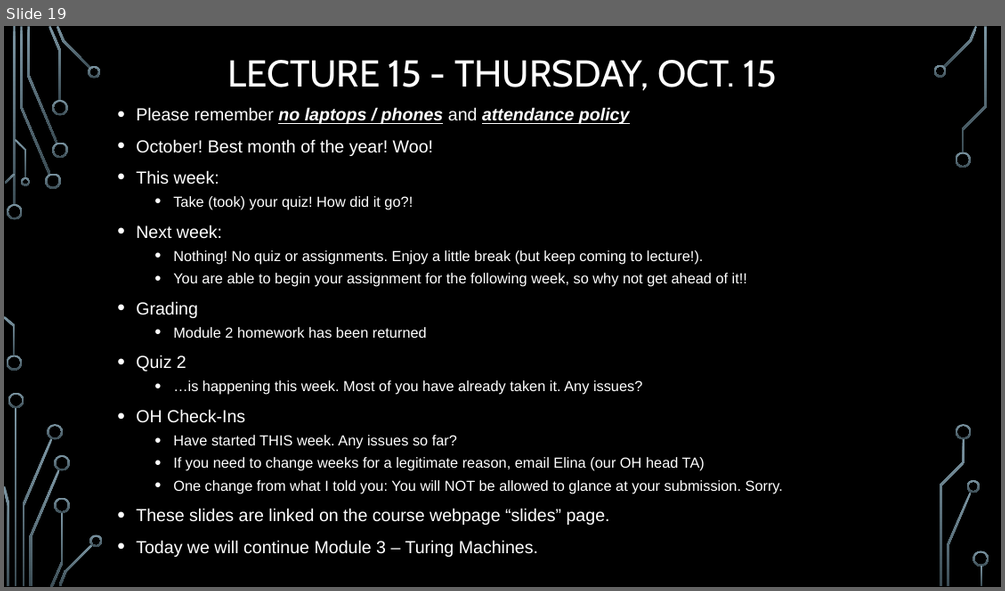
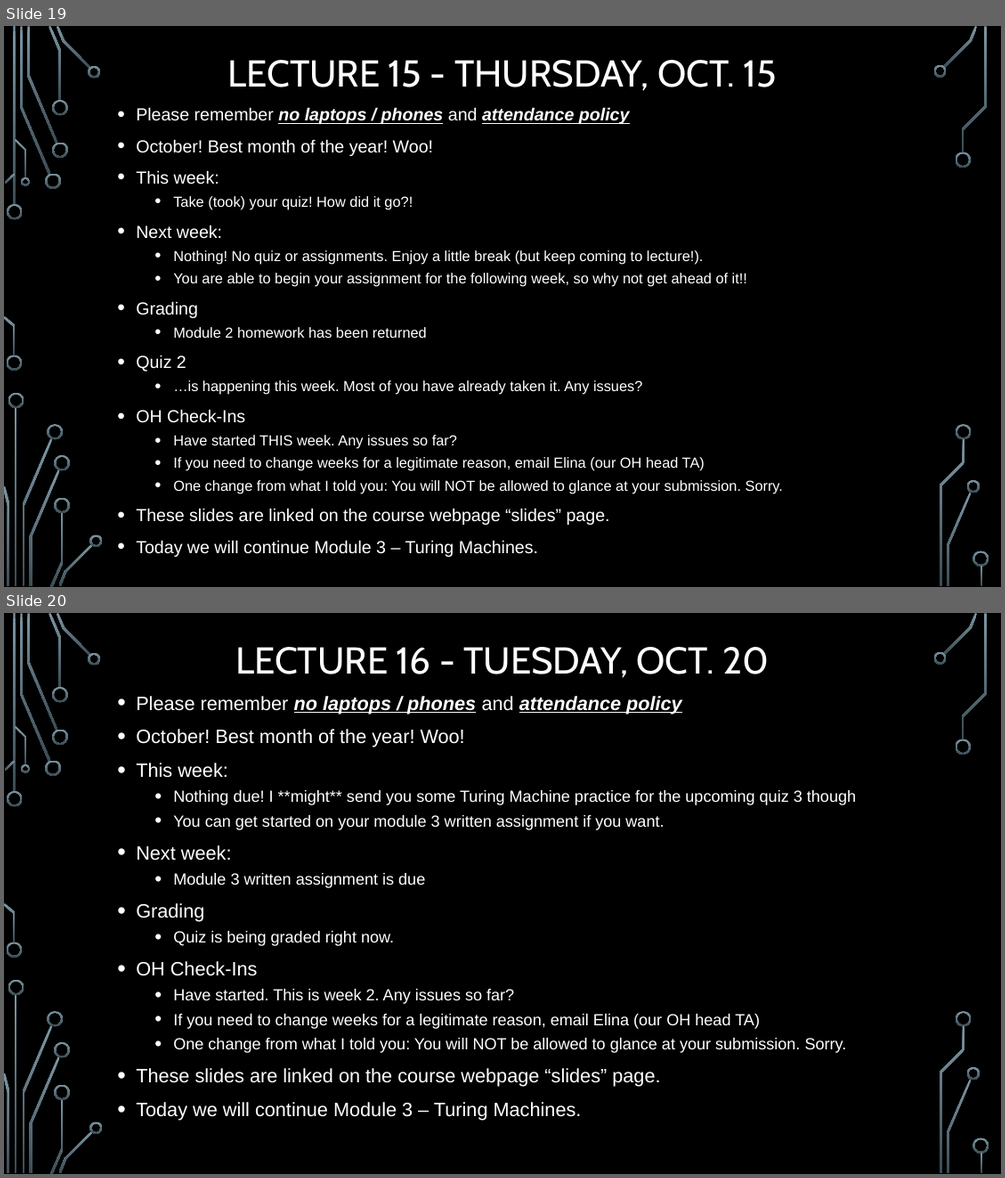
Before and after one commit to markfloryan/dmt2, a slide deck: slides/00-DailyAnnouncements.pptx. Shown one above the other, each under a label of ours: slide 19 before the commit, slides 19 and 20 after it. The pictures are 1005x591 and 1005x1178 pixels, drawn with LibreOffice and Linux fonts; fonts in the diff are those of the drawing; background and template pictures are left out. Boxes give left, top, right and bottom in pixels: in the first picture for what was removed or moved away, otherwise in the second. Text is boxed around its words. In the diff, an @@ line names an element or a change of style, - is before the commit and + after.

```diff
--- a/slides/00-DailyAnnouncements.pptx
+++ b/slides/00-DailyAnnouncements.pptx
@@ slide 20 added at bbox=[4, 613, 1001, 1174], background picture (left out); not listed: 36 template elements that a slide beside it also shows @@
@@ title added at bbox=[235, 647, 769, 678], 36 pt, text #FFFFFF @@
+LECTURE 16 - TUESDAY, OCT. 20
@@ text added at bbox=[136, 696, 856, 1120], 15.5 pt, text #FFFFFF @@
+• Please remember no laptops / phones and attendance policy
+• October! Best month of the year! Woo!
+• This week:
+  • Nothing due! I **might** send you some Turing Machine practice for the upcoming quiz 3 though
+  • You can get started on your module 3 written assignment if you want.
+• Next week:
+  • Module 3 written assignment is due
+• Grading
+  • Quiz is being graded right now.
+• OH Check-Ins
+  • Have started. This is week 2. Any issues so far?
+  • If you need to change weeks for a legitimate reason, email Elina (our OH head TA)
+  • One change from what I told you: You will NOT be allowed to glance at your submission. Sorry.
+• These slides are linked on the course webpage “slides” page.
+• Today we will continue Module 3 – Turing Machines.
```
Also in this commit, not shown: 1 slide changed, 1 other file.
